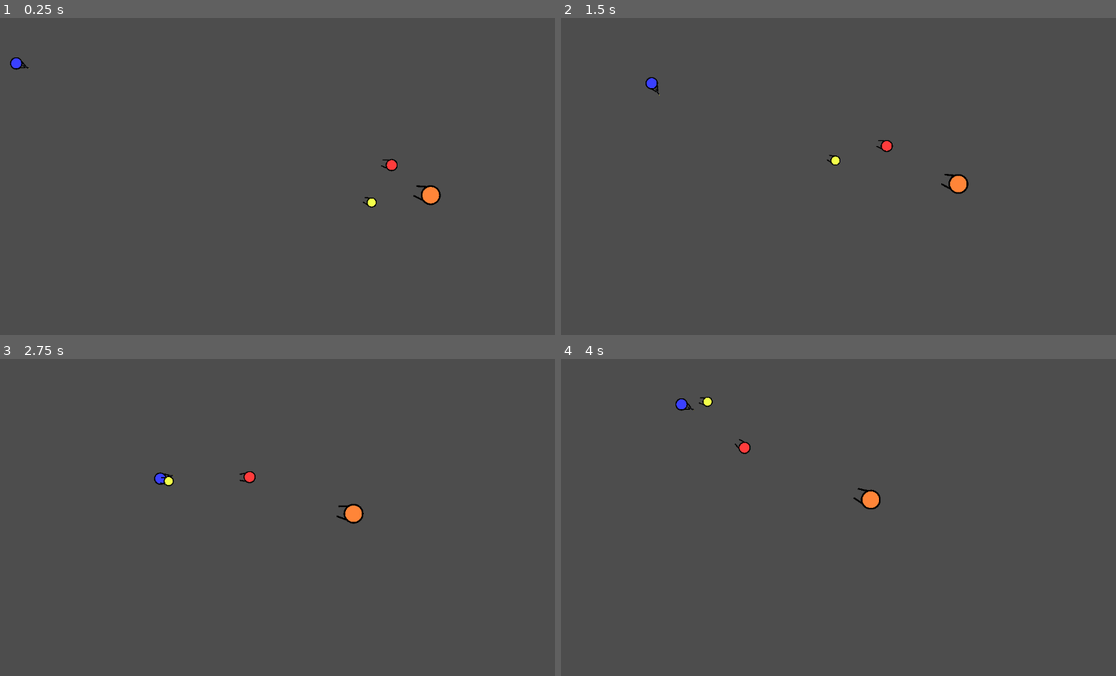
Above: before the commit, frames 1-4 (two rows, left to right).
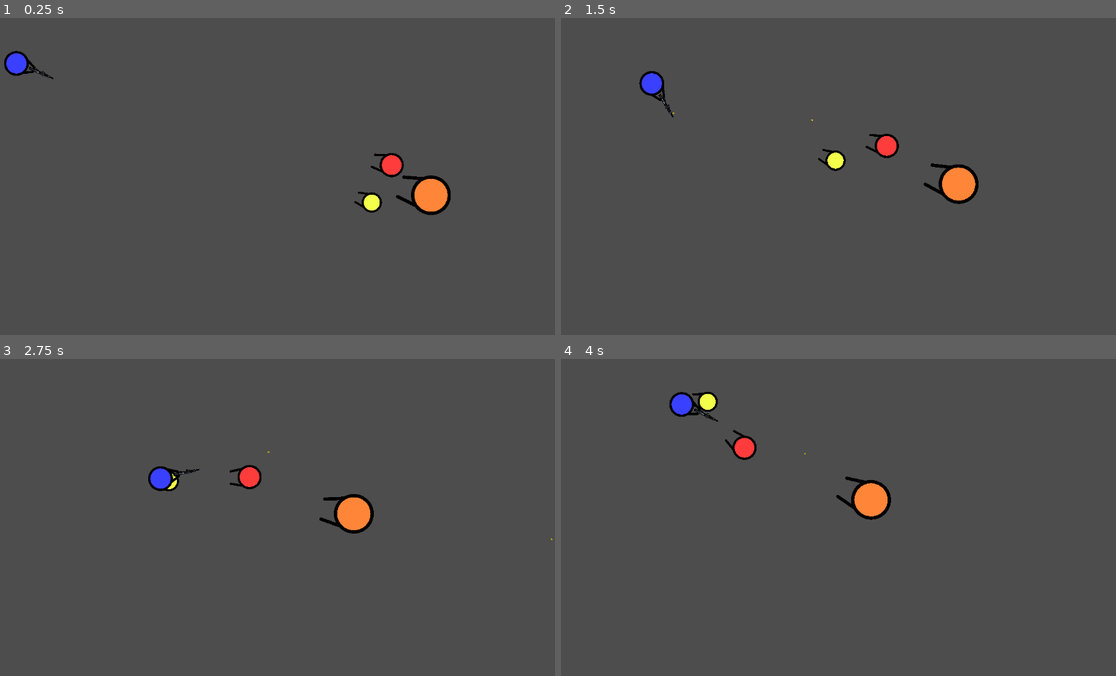
Above: after the commit, the same moments.

Repository: sammit52/UndeadSurvival
Game: Godot game, scene res://world.tscn
Same seed, same stepped clock (60 frames per second), same inputs: the game is played once before the commit and once after it. This scene is started directly instead of the project's main scene.
Inputs (mouse positions are in pixels of both pictures, inside the frame that each line leads up to):
- Up to frame 1 (0.25 s): no input
- Up to frame 2 (1.5 s): move the mouse to (955, 157) at 0.52 s; hold D (right) 0.53-1.28 s; click (955, 157) at 0.67 s; move the mouse to (716, 189) at 1.27 s; hold S (down) from 1.28 s (still down); click (716, 189) at 1.42 s
- Up to frame 3 (2.75 s): move the mouse to (327, 444) at 2.02 s; release S (down) at 2.03 s; hold D (right) from 2.03 s (still down); click (327, 444) at 2.17 s
- Up to frame 4 (4 s): move the mouse to (799, 580) at 2.77 s; release D (right) at 2.78 s; hold W (up) 2.78-3.53 s; click (799, 580) at 2.92 s; move the mouse to (999, 565) at 3.52 s; hold A (left) from 3.53 s (still down); click (999, 565) at 3.67 s

The runs differ from the first frame. In frame 1, 1.4% of the frame differs, in the area x 0-82%, y 10-63%; in frame 2, 1.4%, in the area x 14-76%, y 16-59%; in frame 3, 1.3%; in frame 4, 1.4%.

Commit message:
Improved Shooting And Added Multiple Guns

Diff:
--- a/Code/player.gd
+++ b/Code/player.gd
@@ -1,6 +1,8 @@
 extends CharacterBody2D
 
 @export var speed: float = 200.0  # Movement speed in pixels per second
+@export var bullet_scene : PackedScene
+@onready var marker_2d: Marker2D = $Marker2D
 
 func _process(delta: float) -> void:
 	var velocity: Vector2 = Vector2.ZERO
@@ -27,3 +29,11 @@
 	var mouse_position = get_global_mouse_position()
 	var direction = (mouse_position - global_position).angle()
 	rotation = direction
+
+func _input(event):
+	if event is InputEventMouseButton and event.pressed:
+		var bullet = bullet_scene.instantiate()
+		bullet.global_position = marker_2d.global_position
+		bullet.direction = (get_global_mouse_position() - position).normalized()
+		bullet.look_at(get_global_mouse_position())
+		add_sibling(bullet)
--- a/Scenes/big_zombie.tscn
+++ b/Scenes/big_zombie.tscn
@@ -7,6 +7,7 @@
 radius = 17.1172
 
 [node name="Normal Zombie" type="CharacterBody2D" groups=["enemy"]]
+scale = Vector2(2, 2)
 script = ExtResource("1_bwaej")
 speed = 75.0
 direction_smoothing = 0.03
--- a/Scenes/fast_zombie.tscn
+++ b/Scenes/fast_zombie.tscn
@@ -7,6 +7,7 @@
 radius = 8.0
 
 [node name="Fast Zombie" type="CharacterBody2D" groups=["enemy"]]
+scale = Vector2(2, 2)
 script = ExtResource("1_k5aw6")
 speed = 175.0
 direction_smoothing = 0.1
--- a/Scenes/normal_zombie.tscn
+++ b/Scenes/normal_zombie.tscn
@@ -6,6 +6,7 @@
 [sub_resource type="CircleShape2D" id="CircleShape2D_emf0o"]
 
 [node name="Normal Zombie" type="CharacterBody2D" groups=["enemy"]]
+scale = Vector2(2, 2)
 script = ExtResource("1_kfor4")
 speed = 125.0
 
--- a/Scenes/player.tscn
+++ b/Scenes/player.tscn
@@ -1,6 +1,7 @@
 [gd_scene load_steps=16 format=3 uid="uid://dbhnj6xsyabo7"]
 
 [ext_resource type="Script" path="res://Code/player.gd" id="1_87p3u"]
+[ext_resource type="PackedScene" uid="uid://d33yd7m8n5786" path="res://assault_bullet.tscn" id="2_cntqh"]
 [ext_resource type="Texture2D" uid="uid://cl0ef6yt3e0tf" path="res://Assets/Player.png" id="2_loxbk"]
 [ext_resource type="Texture2D" uid="uid://dgo5djbi8nig1" path="res://Assets/Guns/gun1.png" id="3_3qgog"]
 [ext_resource type="Texture2D" uid="uid://cc2ypdr7rxskt" path="res://Assets/Guns/gun2.png" id="4_it4jh"]
@@ -12,7 +13,6 @@
 [ext_resource type="Texture2D" uid="uid://io7t4gfsiuf7" path="res://Assets/Guns/gun8.png" id="10_wgle6"]
 [ext_resource type="Texture2D" uid="uid://7qrdkjduoyr3" path="res://Assets/Guns/gun9.png" id="11_7yqwu"]
 [ext_resource type="Texture2D" uid="uid://7skx7acnjgme" path="res://Assets/Guns/Pistol.png" id="12_qwgm0"]
-[ext_resource type="Texture2D" uid="uid://mdb2cjag4y1v" path="res://Assets/Guns/pistol_bullet.png" id="13_2y7r6"]
 
 [sub_resource type="CircleShape2D" id="CircleShape2D_hyf28"]
 radius = 11.0
@@ -101,7 +101,10 @@
 }]
 
 [node name="CharacterBody2D" type="CharacterBody2D" groups=["player"]]
+z_index = 1
+scale = Vector2(2, 2)
 script = ExtResource("1_87p3u")
+bullet_scene = ExtResource("2_cntqh")
 
 [node name="Player" type="Sprite2D" parent="."]
 position = Vector2(4, 5.96046e-08)
@@ -111,13 +114,11 @@
 [node name="CollisionShape2D" type="CollisionShape2D" parent="."]
 shape = SubResource("CircleShape2D_hyf28")
 
-[node name="AnimatedSprite2D" type="AnimatedSprite2D" parent="."]
+[node name="Guns" type="AnimatedSprite2D" parent="."]
 position = Vector2(28, -1)
 scale = Vector2(0.666667, 0.666667)
 sprite_frames = SubResource("SpriteFrames_toijm")
-animation = &"Pistol"
+animation = &"Gun3"
 
-[node name="PistolBullet" type="Sprite2D" parent="."]
-position = Vector2(31, -1)
-scale = Vector2(0.166667, 0.166667)
-texture = ExtResource("13_2y7r6")
+[node name="Marker2D" type="Marker2D" parent="."]
+position = Vector2(26, -1)
--- /dev/null
+++ b/assault_bullet.tscn
@@ -0,0 +1,18 @@
+[gd_scene load_steps=4 format=3 uid="uid://d33yd7m8n5786"]
+
+[ext_resource type="Script" path="res://bullet.gd" id="1_g76vb"]
+[ext_resource type="Texture2D" uid="uid://mdb2cjag4y1v" path="res://Assets/Guns/pistol_bullet.png" id="1_o2yln"]
+
+[sub_resource type="RectangleShape2D" id="RectangleShape2D_q171h"]
+size = Vector2(4, 2)
+
+[node name="Area2D" type="Area2D"]
+script = ExtResource("1_g76vb")
+
+[node name="CollisionShape2D" type="CollisionShape2D" parent="."]
+shape = SubResource("RectangleShape2D_q171h")
+
+[node name="PistolBullet" type="Sprite2D" parent="."]
+position = Vector2(9.29167, -0.375)
+scale = Vector2(0.5625, 0.5625)
+texture = ExtResource("1_o2yln")
--- /dev/null
+++ b/bullet.gd
@@ -0,0 +1,13 @@
+extends Area2D
+
+@export var speed : float = 500.0
+@export var direction : Vector2 = Vector2.ZERO
+
+func _process(delta):
+	position += direction * speed * delta
+	if position.x < 0 or position.x > get_viewport().size.x or position.y < 0 or position.y > get_viewport().size.y:
+		queue_free()
+
+func _on_body_entered(body: Node):
+	# Handle collision with enemies or walls
+	queue_free()
